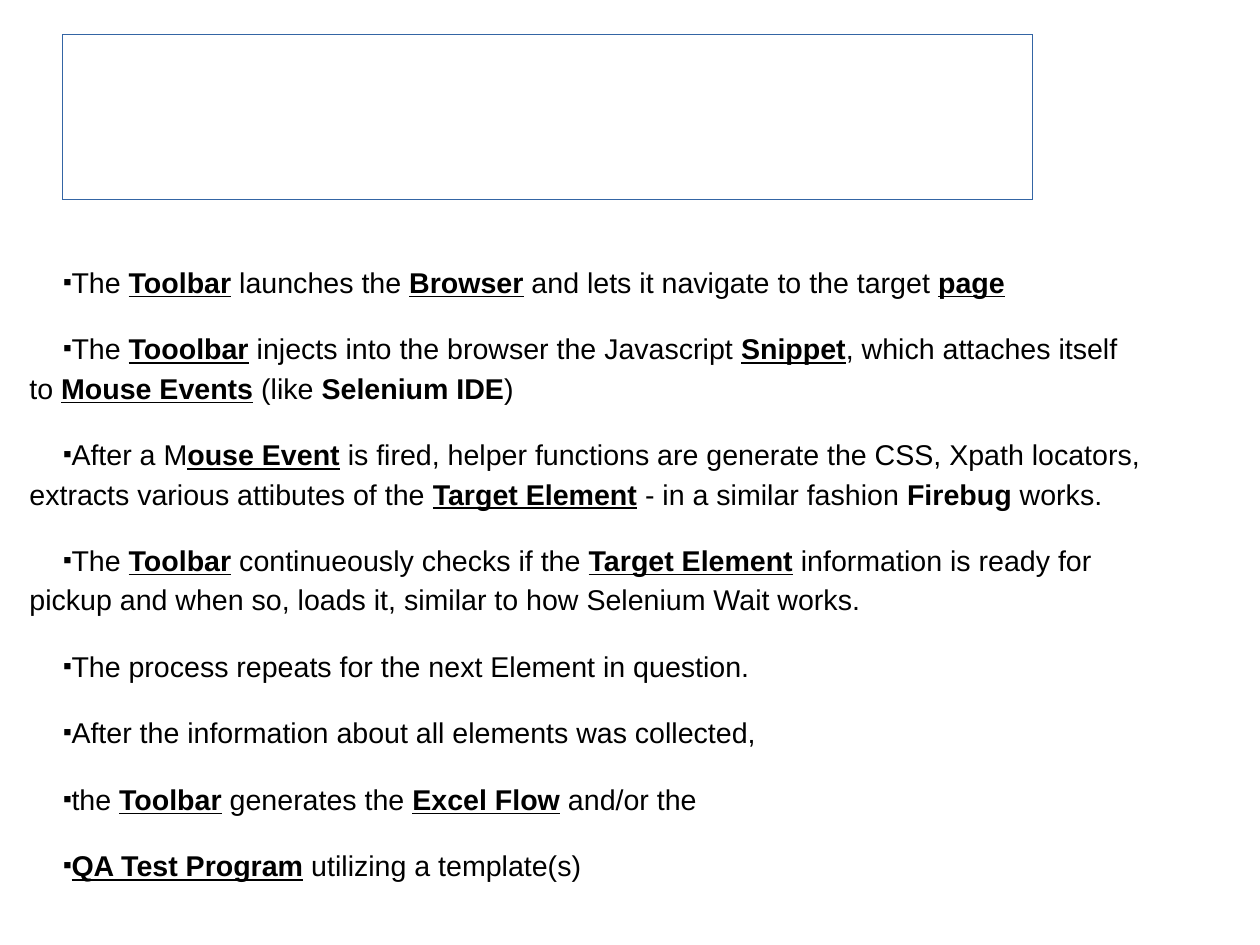
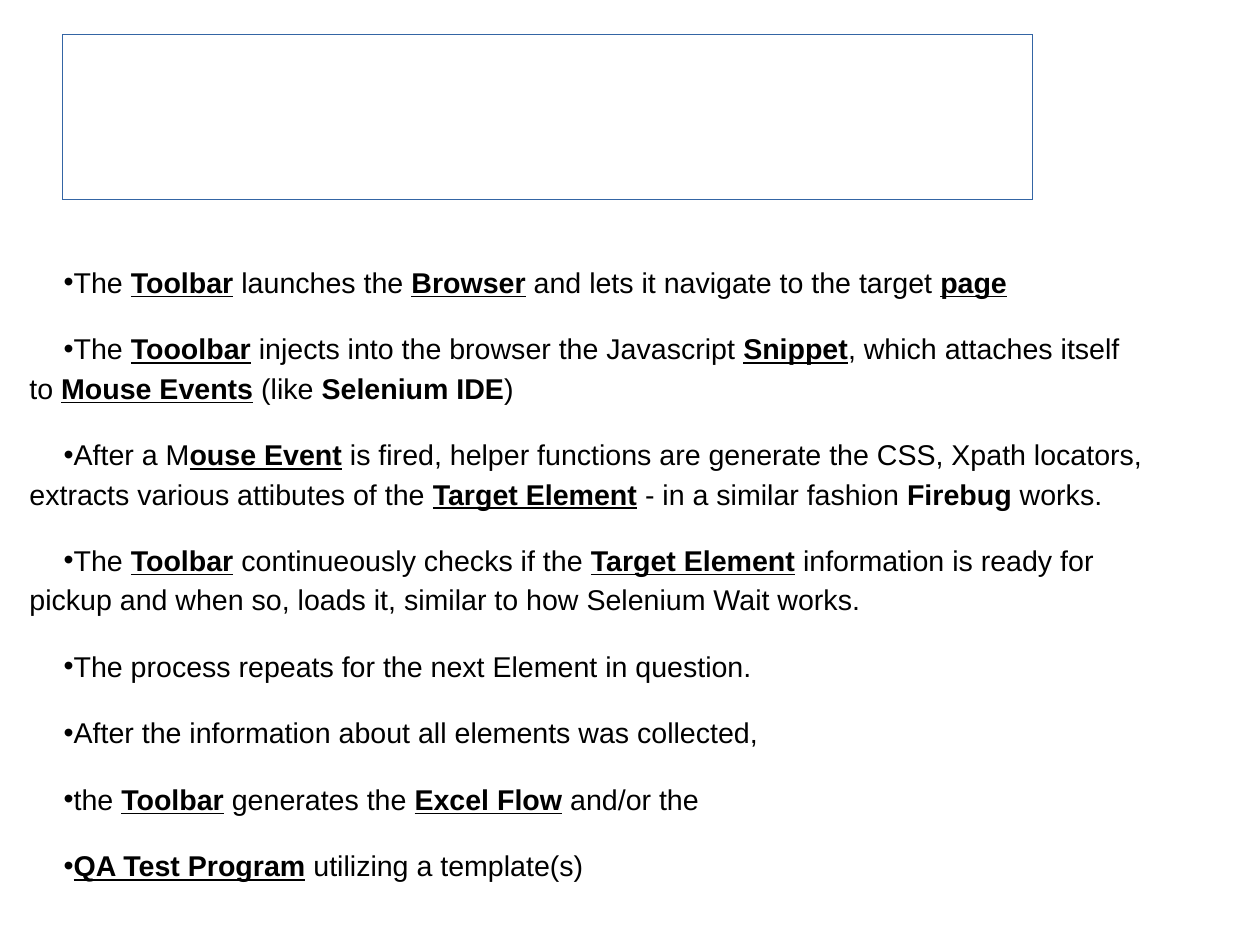
Before and after one commit to sergueik/SKDF, a slide deck: slide 26 of SKDF.odp (slide 25 before the commit). Drawn at 1260x945 pixels with LibreOffice and Linux fonts; fonts in the diff are those of the drawing; background and template pictures are left out. Boxes give left, top, right and bottom in pixels: in the first picture for what was removed or moved away, otherwise in the second. Text is boxed around its words. In the diff, an @@ line names an element or a change of style, - is before the commit and + after.

```diff
--- a/SKDF.odp
+++ b/SKDF.odp
@@ text "The Toolbar launches the Browser ..." at (x1=29, y1=272, x2=1142, y2=882): bullet ■ to • @@
```
Also in this commit, not shown: 7 other slides changed, 1 slide added, 1 other file.
